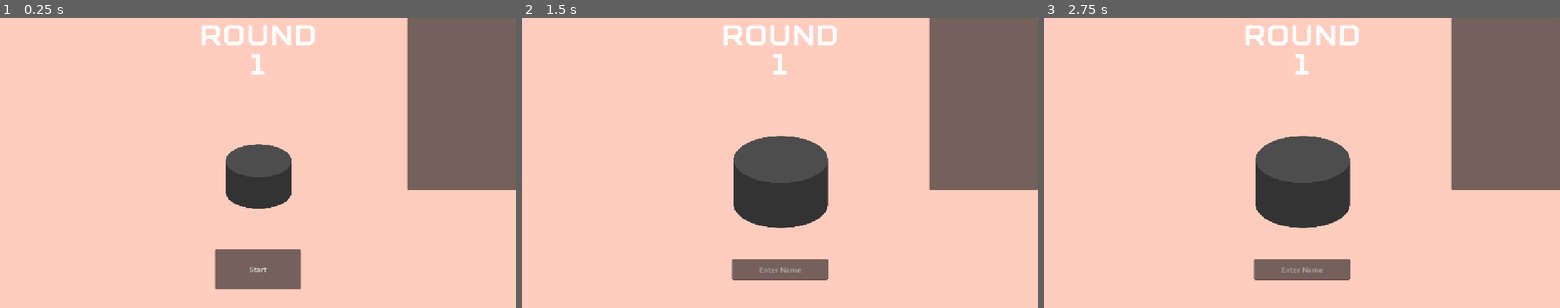
Above: before the commit, frames 1-3 (left to right).
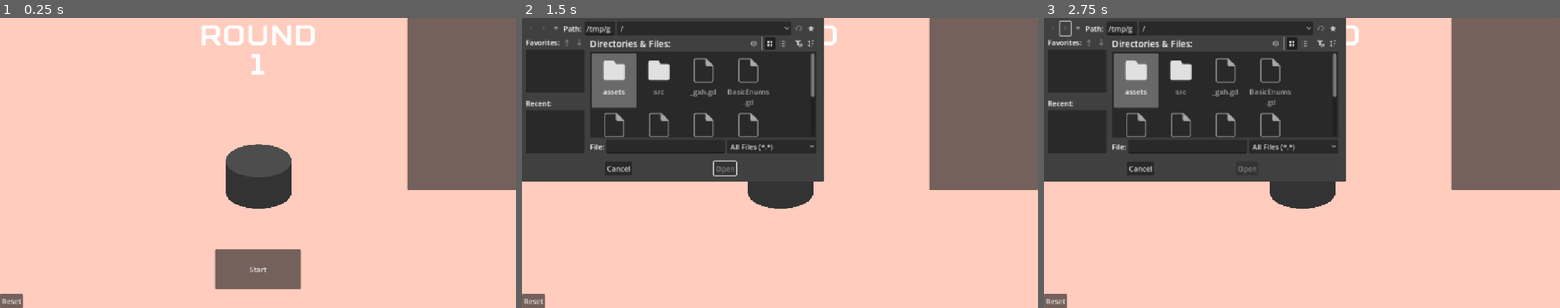
Above: after the commit, the same moments.

Repository: Huntpkmn/ColesseumofAIIPD
Game: Godot game, scene res://src/baselevel.tscn
Same seed, same stepped clock (60 frames per second), same inputs: the game is played once before the commit and once after it. The engine's default icon, where the game draws it, is replaced by a stand-in: a white triangle on a blue panel in a dark square.
Inputs (mouse positions are in pixels of both pictures, inside the frame that each line leads up to):
- Up to frame 1 (0.25 s): no input
- Up to frame 2 (1.5 s): click (532, 302) at 0.5 s, where only the run after the commit has a clickable "Reset"; click "Start" at 1.25 s
- Up to frame 3 (2.75 s): click (1064, 29) at 2.02 s

The runs differ from the first frame. In frame 1, 0.2% of the frame differs, in the area x 0-5%, y 95-100%; in frame 2, 35%, in the area x 0-60%, y 0-100%; in frame 3, 35%.

Commit message:
Add Readme and set up exe

Diff:
--- a/GameSection/src/baselevel.gd
+++ b/GameSection/src/baselevel.gd
@@ -7,6 +7,12 @@
 var players = []
 var points := {}
 var scores := {}
+var both_defect_cost = [1,1]
+var both_cooperate_cost = [3,3]
+var defect_cost = [5,0]
+var move_list = []
+var is_txt = true
+var failed_file = false
 
 signal round_count_change(new_amount)
 var round_count=0:
@@ -40,9 +46,94 @@
 		scores[p] = score_board
 		$OverallScore/Scoreboard/PanelContainer/VBoxContainer.add_child(score_board)
 
+func create_player(player_name,i, actions):
+	var table_pos = $Table.position
+	var zoomval =  0.7
+	$Table/Table.scale = Vector2(0.4*(1/zoomval), 0.4*(1/zoomval))
+	var p = Player.instantiate()
+	var angle = (2*PI/(num_players))*i
+
+	p.position = table_pos+Vector2.from_angle(angle)*DISTANCE*(1/zoomval)
+	players.append(p)
+	p.actions = actions
+	add_child(p)
+	points[p] = 0
+	p.set_player_name(player_name)
+	var t = get_tree().create_tween()
+	t.tween_property(p, "position", table_pos+Vector2.from_angle(angle)*300*(1/zoomval), 1).set_trans(Tween.TRANS_SINE)
+	var score_board = preload("res://src/scoreAI.tscn").instantiate()
+	score_board.set_player(p)
+	scores[p] = score_board
+	$OverallScore/Scoreboard/PanelContainer/VBoxContainer.add_child(score_board)
+
+func get_file():
+	$PlayerUI/PlayerUI/FileDialog.show()
+	return await finished_file
+
+func parse_txt(file):
+	var a_moves = []
+	var b_moves = []
+	var player_a = ""
+	var player_b = ""
+	var lines = file.split("\n", false)
+	var in_rounds = false
+	var malform_checker =[0,0,0,0,0,0]
+
+	for line in lines:
+		line = line.strip_edges()
+		if line.begins_with("Both Defect Cost:"):
+			var nums = line.split(":")[1].strip_edges().trim_prefix("(").trim_suffix(")").split(",")
+			both_defect_cost = [nums[0].to_int(), nums[1].to_int()]
+			malform_checker[0] = 1
+		elif line.begins_with("Both Cooperate Cost:"):
+			var nums = line.split(":")[1].strip_edges().trim_prefix("(").trim_suffix(")").split(",")
+			both_cooperate_cost = [nums[0].to_int(), nums[1].to_int()]
+			malform_checker[1] = 1
+		elif line.begins_with("Single defect cost:"):
+			var nums = line.split(":")[1].strip_edges().trim_prefix("(").trim_suffix(")").split(",")
+			defect_cost = [nums[0].to_int(), nums[1].to_int()]
+			malform_checker[2] = 1
+		elif line.begins_with("A:"):
+			player_a = line.split(":")[1].strip_edges()
+			malform_checker[3] = 1
+		elif line.begins_with("B:"):
+			player_b = line.split(":")[1].strip_edges()
+			malform_checker[4] = 1
+		elif line.begins_with("round,"):
+			in_rounds = true
+			continue
+		elif in_rounds and line != "":
+			var cols = line.split(",")
+			if cols.size() >= 5:
+				a_moves.append( convert_text(cols[1]))
+				b_moves.append( convert_text(cols[2]))
+				malform_checker[5] = 1
+	var not_malformed :bool = true
+	for val in malform_checker:
+		if val == 0:
+			not_malformed = false
+	if not_malformed:
+		MAX_ROUNDS = len(a_moves)
+		await create_player(player_a, 0, a_moves)
+		await create_player(player_b,1,b_moves)
+		await get_tree().create_timer(1).timeout
+		return true
+	else:
+		return false
+func convert_text(text):
+	if text == "COOPERATE":
+		return 1
+	elif text == "DEFECT":
+		return 0
+
+
 func _on_start_pressed() -> void:
 	$PlayerUI/PlayerUI/Start.hide()
-	await set_up()
+	await get_file()
+	if failed_file == true:
+		failed_file = false
+		return
+	#await set_up()
 
 	game_loop()
 
@@ -64,37 +155,41 @@
 
 			tween.tween_property($TargetPlayer,"position", p.global_position, 0.3).set_trans(Tween.TRANS_SINE)
 			#tween.parallel().tween_property($TargetPlayer,"scale", p.position, 0.2)
-			var action = await p.get_action(players)
+			var action = null
+			if !is_txt:
+				action = await p.get_action(players)
+			else:
+				action = p.actions[i]
+				ask_set_arrow(p, players[(players.find(p)+1)%2],action)
+				await get_tree().create_timer(0.2).timeout
 			actions.append(action)
 
 			#await get_tree().create_timer(0.1).timeout
 		tweenmod = get_tree().create_tween()
 		tweenmod.tween_property($TargetPlayer,"modulate:a", 0, 0.2).set_trans(Tween.TRANS_SINE)
 		await get_tree().create_timer(0.2).timeout
+
 		var xi = 0
-		var yi = 0
-		while xi < len(players):
-			while yi +(len(players)-xi)< len(players):
-				var a1 = actions[xi][yi]
-				var a2 = actions[yi][xi]
-				if a1 == 0 and a2 == 0:
-					points[players[xi]] += 1
-					points[players[yi]] += 1
-					pass
-				elif a1 == 1 and a2 == 0:
-					points[players[xi]] += 0
-					points[players[yi]] += 5
-					pass
-				elif a1 == 0 and a2 == 1:
-					points[players[xi]] += 5
-					points[players[yi]] += 0
-					pass
-				elif a1 == 1 and a2 == 1:
-					points[players[xi]] += 3
-					points[players[yi]] += 3
-				print(xi," , ",yi)
-				yi+=1
-			xi+=1
+		var yi = 1
+		#while xi < len(players):
+			#while yi +(len(players)-xi)< len(players):
+		var a1 = actions[0]
+		var a2 = actions[1]
+		if a1 == 0 and a2 == 0:
+			points[players[xi]] += both_defect_cost[0]
+			points[players[yi]] += both_defect_cost[1]
+			pass
+		elif a1 == 1 and a2 == 0:
+			points[players[xi]] += defect_cost[0]
+			points[players[yi]] += defect_cost[1]
+			pass
+		elif a1 == 0 and a2 == 1:
+			points[players[xi]] += defect_cost[0]
+			points[players[yi]] += defect_cost[1]
+			pass
+		elif a1 == 1 and a2 == 1:
+			points[players[xi]] += both_cooperate_cost[0]
+			points[players[yi]] += both_cooperate_cost[1]
 
 		update_score_board(points)
 
@@ -140,3 +235,22 @@
 	$PlayerUI/PlayerUI/LineEdit.hide()
 	$PlayerUI/PlayerUI/LineEdit.clear()
 	get_name.emit(new_text)
+
+
+signal finished_file
+func _on_file_dialog_file_selected(path: String) -> void:
+	if path and path.ends_with(".txt"):
+		var success = await parse_txt(FileAccess.get_file_as_string(path))
+		if success:
+			failed_file = false
+			finished_file.emit()
+		else:
+			failed_file = true
+			finished_file.emit()
+	else:
+		failed_file = true
+		finished_file.emit()
+		$PlayerUI/PlayerUI/Start.show()
+
+func _on_button_pressed() -> void:
+	get_tree().reload_current_scene()
--- a/GameSection/src/baselevel.tscn
+++ b/GameSection/src/baselevel.tscn
@@ -57,6 +57,12 @@
 grow_horizontal = 2
 grow_vertical = 2
 
+[node name="FileDialog" type="FileDialog" parent="PlayerUI/PlayerUI"]
+title = "Open a File"
+file_mode = 0
+access = 2
+use_native_dialog = true
+
 [node name="Start" type="Button" parent="PlayerUI/PlayerUI"]
 layout_mode = 1
 anchors_preset = 7
@@ -101,6 +107,16 @@
 offset_bottom = 586.0
 placeholder_text = "Enter Name"
 alignment = 1
+
+[node name="Button" type="Button" parent="PlayerUI/PlayerUI"]
+layout_mode = 1
+anchors_preset = 2
+anchor_top = 1.0
+anchor_bottom = 1.0
+offset_top = -31.0
+offset_right = 51.0
+grow_vertical = 0
+text = "Reset"
 
 [node name="Camera2D" type="Camera2D" parent="."]
 position = Vector2(577, 314)
@@ -170,7 +186,9 @@
 horizontal_alignment = 1
 vertical_alignment = 1
 
+[connection signal="file_selected" from="PlayerUI/PlayerUI/FileDialog" to="." method="_on_file_dialog_file_selected"]
 [connection signal="pressed" from="PlayerUI/PlayerUI/Start" to="." method="_on_start_pressed"]
 [connection signal="pressed" from="PlayerUI/PlayerUI/Cooperate" to="." method="_on_cooperate_pressed"]
 [connection signal="pressed" from="PlayerUI/PlayerUI/Defect" to="." method="_on_defect_pressed"]
 [connection signal="text_submitted" from="PlayerUI/PlayerUI/LineEdit" to="." method="_on_line_edit_text_submitted"]
+[connection signal="pressed" from="PlayerUI/PlayerUI/Button" to="." method="_on_button_pressed"]
--- a/GameSection/src/player.gd
+++ b/GameSection/src/player.gd
@@ -3,6 +3,7 @@
 var strategy : AIStrategy
 var ai_name := "Null"
 var color = Color8(0,0,0)
+var actions = []
 # Called when the node enters the scene tree for the first time.
 func _ready() -> void:
 	pass
Not shown, added: GameSection/export_presets.cfg
Not shown, added: ColosseumOfAI.exe
Not shown, added: ColosseumOfAI.pck
Not shown, removed: README
Not shown, added: README.md
